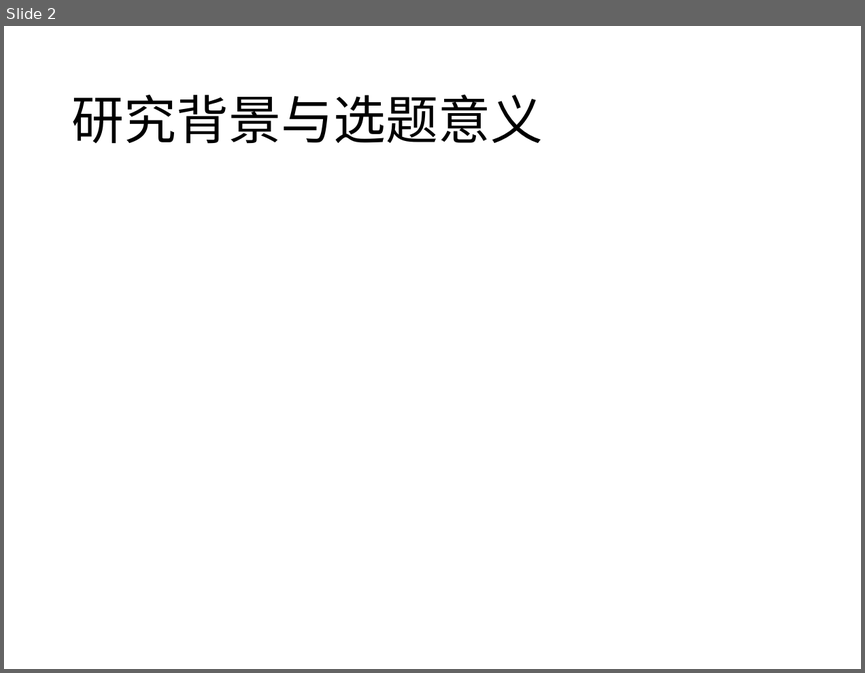
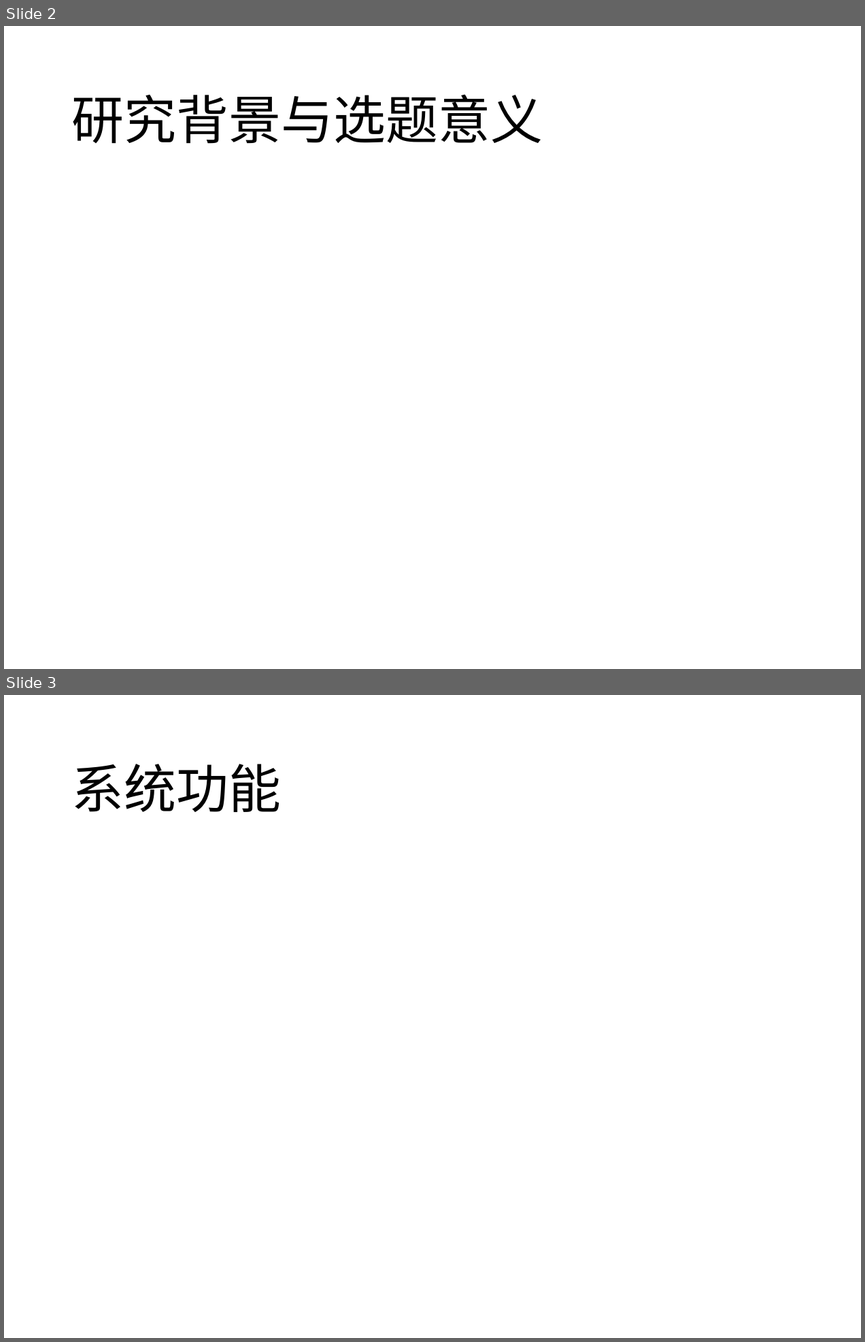
Before and after one commit to TeslaCN/graduation, a slide deck: 基于Scrapy框架的计算机专业学习资源网站_吴伟杰.pptx. Shown one above the other, each under a label of ours: slide 2 before the commit, slides 2 and 3 after it. The pictures are 865x673 and 865x1342 pixels, drawn with LibreOffice and Linux fonts; fonts in the diff are those of the drawing. Boxes give left, top, right and bottom in pixels: in the first picture for what was removed or moved away, otherwise in the second. Text is boxed around its words. In the diff, an @@ line names an element or a change of style, - is before the commit and + after.

```diff
--- a/基于Scrapy框架的计算机专业学习资源网站_吴伟杰.pptx
+++ b/基于Scrapy框架的计算机专业学习资源网站_吴伟杰.pptx
@@ slide 3 added at (x1=4, y1=695, x2=861, y2=1338), background #FFFFFF @@
@@ title added at (x1=71, y1=764, x2=281, y2=812), 44 pt, text #000000 @@
+系统功能
```
Also in this commit, not shown: 4 other slides added, 3 other files.
